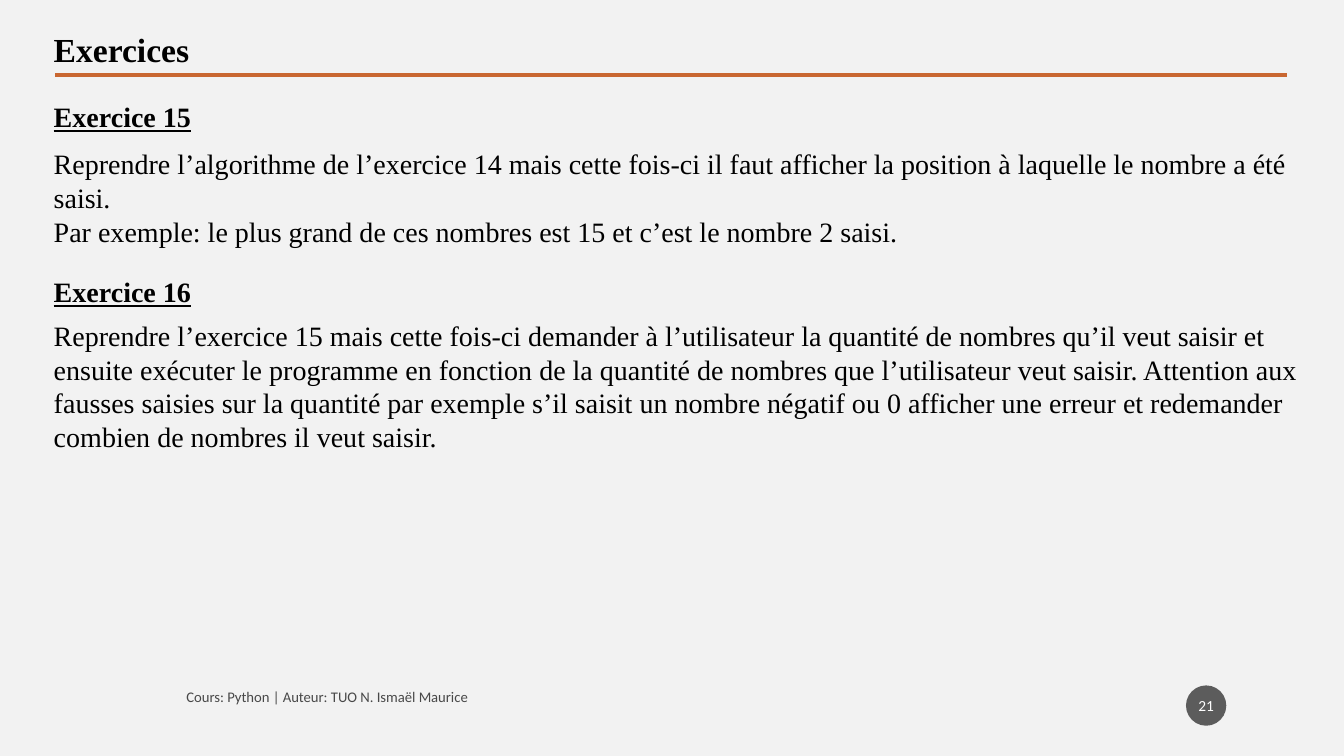
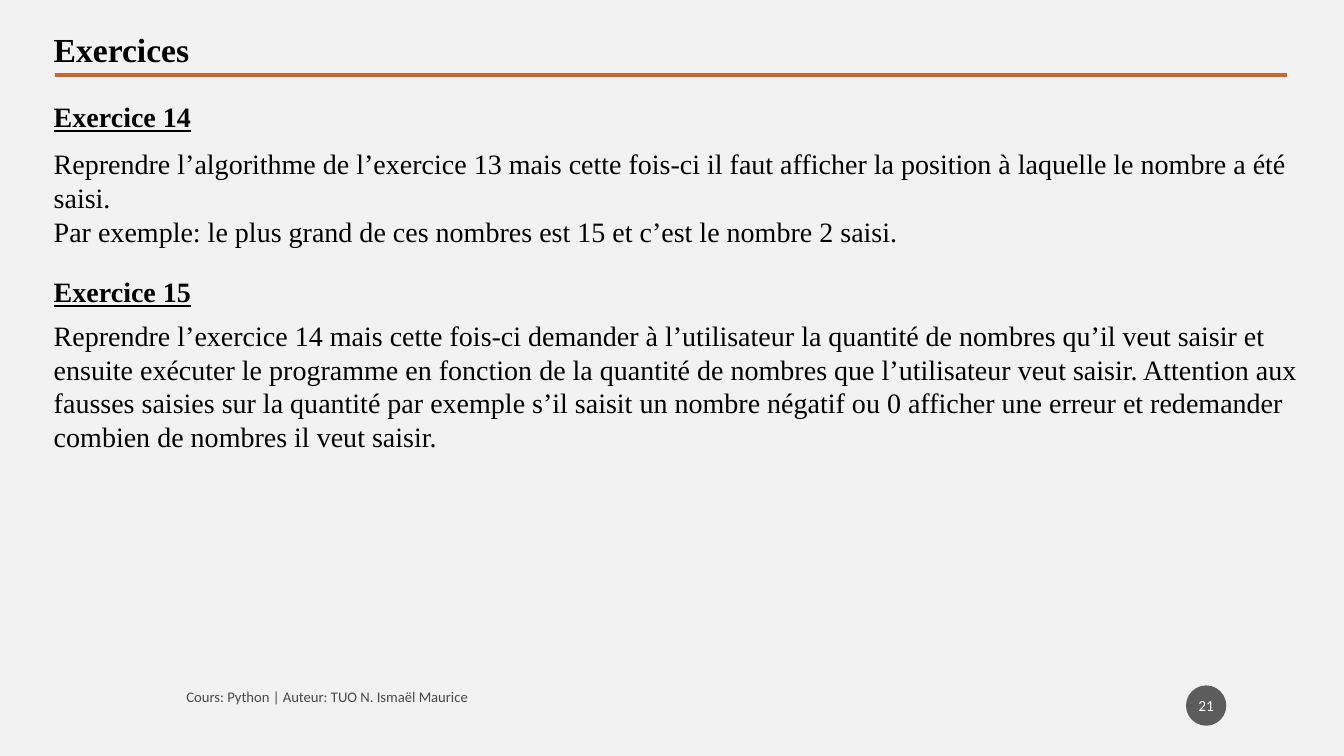
Before and after one commit to tisma95/cours-python, a slide deck: slide 21 of source/Chapitre 4 - Structures répétitives.pptx. Drawn at 1344x756 pixels with LibreOffice and Linux fonts; fonts in the diff are those of the drawing. Boxes give left, top, right and bottom in pixels: in the first picture for what was removed or moved away, otherwise in the second. Text is boxed around its words. In the diff, an @@ line names an element or a change of style, - is before the commit and + after.

Commit message:
Fix (chp4): Correction du  numéro des exercices

```diff
--- a/source/Chapitre 4 - Structures répétitives.pptx
+++ b/source/Chapitre 4 - Structures répétitives.pptx
@@ text at (x1=54, y1=107, x2=191, y2=132): text changed @@
-Exercice 15
+Exercice 14
@@ text at (x1=54, y1=154, x2=1286, y2=209): text changed @@
-Reprendre l’algorithme de l’exercice 14 mais cette fois-ci il faut afficher la position à laquelle le nombre a été saisi.
+Reprendre l’algorithme de l’exercice 13 mais cette fois-ci il faut afficher la position à laquelle le nombre a été saisi.
@@ text at (x1=54, y1=282, x2=191, y2=307): text changed @@
-Exercice 16
+Exercice 15
@@ text at (x1=54, y1=326, x2=1296, y2=448): text changed @@
-Reprendre l’exercice 15 mais cette fois-ci demander à l’utilisateur la quantité de nombres qu’il veut saisir et ensuite exécuter le programme en fonction de la quantité de nombres que l’utilisateur veut saisir. Attention aux fausses saisies sur la quantité par exemple s’il saisit un nombre négatif ou 0 afficher une erreur et redemander combien de nombres il veut saisir.
+Reprendre l’exercice 14 mais cette fois-ci demander à l’utilisateur la quantité de nombres qu’il veut saisir et ensuite exécuter le programme en fonction de la quantité de nombres que l’utilisateur veut saisir. Attention aux fausses saisies sur la quantité par exemple s’il saisit un nombre négatif ou 0 afficher une erreur et redemander combien de nombres il veut saisir.
```
Also in this commit, not shown: 1 other slide changed, 2 other files.
